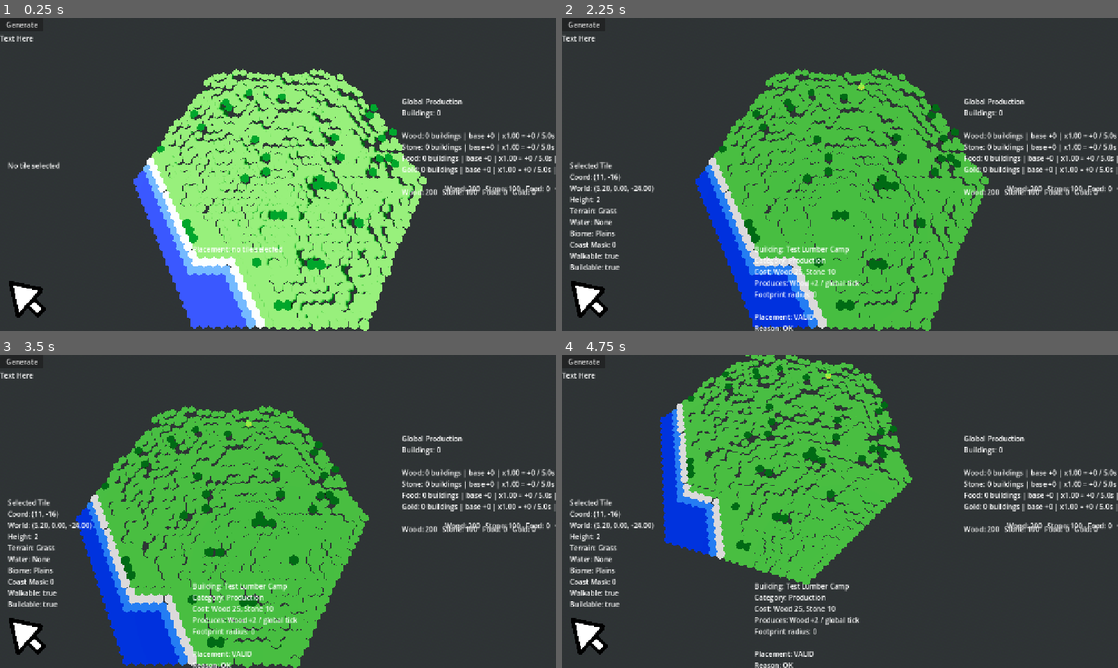
Above: before the commit, frames 1-4 (two rows, left to right).
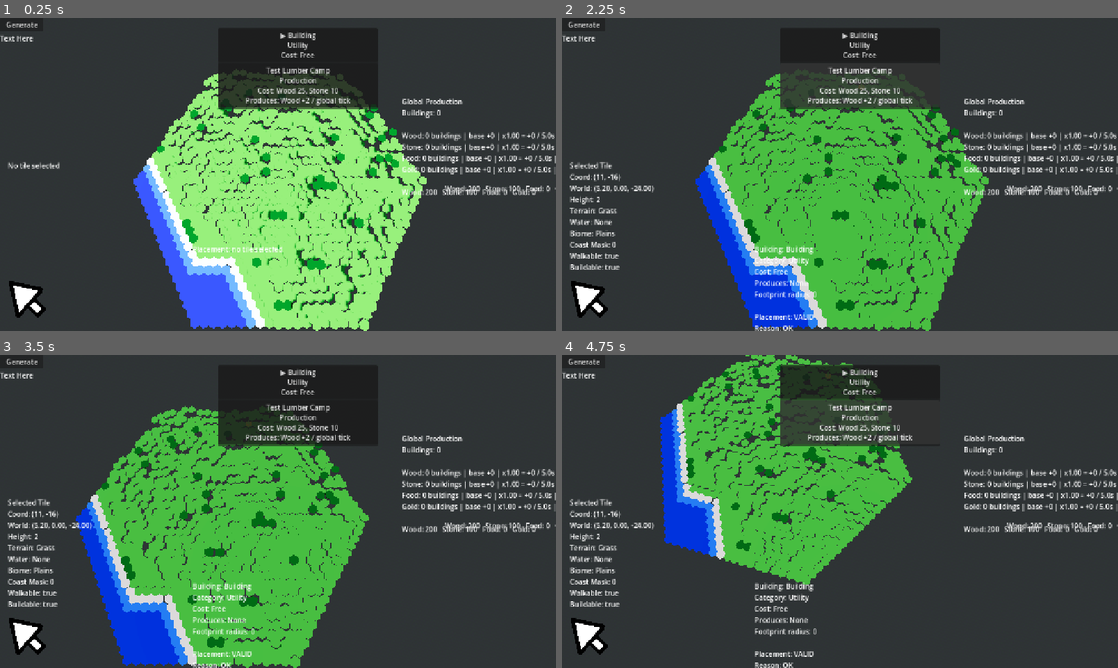
Above: after the commit, the same moments.

Repository: forzinkahd/HexaKingdomGameRepo
Game: Godot game, scene res://Scenes/GameScene.tscn
The game is run twice, just before and just after one commit, with the same random seed, the same clock (stepped at 60 frames per second) and the same inputs.
Inputs (mouse positions are in pixels of both pictures, inside the frame that each line leads up to):
- Up to frame 1 (0.25 s): no input
- Up to frame 2 (2.25 s): click "Generate" at 0.5 s; click (862, 46) at 1.25 s, where only the run after the commit has a clickable "▶ Building Utility Cost: Free"; click (862, 86) at 2 s, where only the run after the commit has a clickable "Test Lumber Camp Production C…"
- Up to frame 3 (3.5 s): tap Enter at 2.75 s; move the mouse to (400, 495) at 2.77 s; hold D (MoveRight) from 2.78 s (still down); tap 2 (Build) at 2.85 s; click (400, 495) at 2.92 s
- Up to frame 4 (4.75 s): move the mouse to (728, 527) at 3.52 s; release D (MoveRight) at 3.53 s; hold S (MoveBackwards) 3.53-4.28 s; tap 2 (Build) at 3.6, 4.55 s; move the mouse to (895, 442) at 4.27 s; hold D (MoveRight) from 4.28 s (still down); hold Q (RotateCameraLeft) from 4.28 s (still down)

The runs differ from the first frame. In frame 1, 3.4% of the frame differs, in the area x 39-68%, y 3-30%; in frame 2, 3.6%; in frame 3, 3.2%; in frame 4, 5.0%, in the area x 38-68%, y 3-87%.

Commit message:
Build menu implementation start
raycast passes through UI

Diff:
--- a/Scenes/GameScene.tscn
+++ b/Scenes/GameScene.tscn
@@ -36,11 +36,15 @@
 [ext_resource type="Script" uid="uid://bwopxu318rtp5" path="res://scripts/Gameplay/PlacementV2/building_placement_v2.gd" id="34_cxw7u"]
 [ext_resource type="Script" uid="uid://ypasu4wcjna7" path="res://scripts/Gameplay/PlacementV2/world_economy_v2.gd" id="34_jmmro"]
 [ext_resource type="Script" uid="uid://dvlqgi0sbj8rh" path="res://scripts/WorldInteraction/world_tile_debug_panel.gd" id="34_rsfko"]
+[ext_resource type="Resource" uid="uid://cnlgrcnnfi7bo" path="res://Resources/Buildings/test_building.tres" id="35_cxw7u"]
 [ext_resource type="Script" uid="uid://b6fkribwkjynt" path="res://scripts/Gameplay/PlacementV2/world_production_v2.gd" id="35_vgicg"]
 [ext_resource type="Script" uid="uid://dumh35q66e28h" path="res://scripts/Gameplay/PlacementV2/world_occupancy_v2.gd" id="36_jmmro"]
+[ext_resource type="Script" uid="uid://dkfdc7nhihlvk" path="res://scripts/Gameplay/PlacementV2/building_catalog_v2.gd" id="36_v14ik"]
+[ext_resource type="Script" uid="uid://mcoahjj711n3" path="res://scripts/Gameplay/PlacementV2/building_definition.gd" id="37_evxj1"]
 [ext_resource type="Script" uid="uid://cbfp7o673ondm" path="res://scripts/Gameplay/PlacementV2/placement_debug_label_v2.gd" id="37_jmmro"]
 [ext_resource type="Script" uid="uid://b6qet4cr2r73c" path="res://scripts/Gameplay/PlacementV2/economy_debug_label_v2.gd" id="38_vgicg"]
 [ext_resource type="Script" uid="uid://b4vagg00mevci" path="res://scripts/Gameplay/PlacementV2/production_debug_label_v2.gd" id="40_sjxqr"]
+[ext_resource type="Script" uid="uid://3xk4gvpw03qk" path="res://scripts/Gameplay/PlacementV2/build_menu_v2.gd" id="42_ustms"]
 
 [sub_resource type="CameraAttributesPractical" id="CameraAttributesPractical_1lvu4"]
 dof_blur_far_enabled = true
@@ -204,7 +208,6 @@
 economy = NodePath("../WorldEconomyV2")
 production = NodePath("../WorldProductionV2")
 building_root = NodePath("../PlacedBuildings")
-active_definition = ExtResource("32_cxw7u")
 
 [node name="WorldOccupancyV2" type="Node" parent="Builder/GameplayV2" unique_id=1325980519]
 script = ExtResource("36_jmmro")
@@ -215,6 +218,35 @@
 [node name="WorldProductionV2" type="Node" parent="Builder/GameplayV2" unique_id=1415569715 node_paths=PackedStringArray("economy")]
 script = ExtResource("35_vgicg")
 economy = NodePath("../WorldEconomyV2")
+
+[node name="BuildingCatalogV2" type="Node" parent="Builder/GameplayV2" unique_id=1408759746]
+script = ExtResource("36_v14ik")
+buildings = Array[ExtResource("37_evxj1")]([ExtResource("35_cxw7u"), ExtResource("32_cxw7u")])
+
+[node name="UI" type="CanvasLayer" parent="." unique_id=980856356]
+
+[node name="UI" type="Control" parent="UI" unique_id=1213390962]
+layout_mode = 3
+anchors_preset = 0
+offset_right = 40.0
+offset_bottom = 40.0
+
+[node name="BuildMenuPanel" type="PanelContainer" parent="UI/UI" unique_id=435362265 node_paths=PackedStringArray("catalog", "placement", "button_container")]
+layout_mode = 0
+offset_left = 502.0
+offset_top = 24.0
+offset_right = 870.0
+offset_bottom = 210.0
+script = ExtResource("42_ustms")
+catalog = NodePath("../../../Builder/GameplayV2/BuildingCatalogV2")
+placement = NodePath("../../../Builder/GameplayV2/BuildingPlacementV2")
+button_container = NodePath("MarginContainer/BuildMenuButtons")
+
+[node name="MarginContainer" type="MarginContainer" parent="UI/UI/BuildMenuPanel" unique_id=673339057]
+layout_mode = 2
+
+[node name="BuildMenuButtons" type="VBoxContainer" parent="UI/UI/BuildMenuPanel/MarginContainer" unique_id=1342369685]
+layout_mode = 2
 
 [node name="Control" type="Control" parent="." unique_id=1520664124]
 layout_mode = 3
--- /dev/null
+++ b/scripts/Gameplay/PlacementV2/build_menu_button_v2.gd
@@ -0,0 +1,66 @@
+class_name BuildMenuButtonV2
+extends Button
+
+signal building_pressed(definition: BuildingDefinition)
+
+@export var show_cost: bool = true
+@export var show_production: bool = true
+@export var selected_prefix: String = "▶ "
+
+var definition: BuildingDefinition
+var selected: bool = false
+
+
+func setup(source_definition: BuildingDefinition) -> void:
+	definition = source_definition
+	_update_text()
+
+
+func set_selected(value: bool) -> void:
+	selected = value
+	_update_text()
+
+
+func _ready() -> void:
+	pressed.connect(_on_pressed)
+	_update_text()
+
+
+func _on_pressed() -> void:
+	if definition == null:
+		return
+
+	building_pressed.emit(definition)
+
+
+func _update_text() -> void:
+	if definition == null:
+		text = "Missing Building"
+		disabled = true
+		return
+
+	disabled = false
+
+	var lines: Array[String] = []
+	var title := definition.display_name
+
+	if selected:
+		title = selected_prefix + title
+
+	lines.append(title)
+
+	var category_name := BuildingDefinition.category_name(definition.category)
+	lines.append(category_name)
+
+	if show_cost:
+		lines.append("Cost: %s" % [definition.cost_summary()])
+
+	if show_production:
+		var production := definition.production_summary()
+		if production != "None":
+			lines.append("Produces: %s" % [production])
+
+	if definition.footprint_radius > 0:
+		lines.append("Footprint: r%d" % [definition.footprint_radius])
+
+	text = "\n".join(lines)
--- /dev/null
+++ b/scripts/Gameplay/PlacementV2/build_menu_v2.gd
@@ -0,0 +1,101 @@
+class_name BuildMenuV2
+extends Control
+
+@export var catalog: BuildingCatalogV2
+@export var placement: BuildingPlacementV2
+@export var button_container: Container
+
+@export var button_scene: PackedScene
+@export var rebuild_on_ready: bool = true
+@export var auto_connect_catalog_to_placement: bool = true
+
+@export_group("Fallback Button")
+@export var fallback_button_min_size: Vector2 = Vector2(180.0, 72.0)
+
+var _buttons_by_definition: Dictionary = {}
+
+
+func _ready() -> void:
+	if button_container == null:
+		push_warning("BuildMenuV2: button_container is not assigned. Assign a VBoxContainer in the inspector.")
+
+	if catalog != null:
+		if not catalog.catalog_changed.is_connected(_rebuild_buttons):
+			catalog.catalog_changed.connect(_rebuild_buttons)
+
+		if not catalog.active_building_changed.is_connected(_on_active_building_changed):
+			catalog.active_building_changed.connect(_on_active_building_changed)
+
+	if rebuild_on_ready:
+		_rebuild_buttons()
+
+	if catalog != null:
+		_on_active_building_changed(catalog.get_active_building())
+
+
+func _rebuild_buttons() -> void:
+	if button_container == null:
+		push_warning("BuildMenuV2: no button_container assigned.")
+		return
+
+	for child in button_container.get_children():
+		child.queue_free()
+
+	_buttons_by_definition.clear()
+
+	if catalog == null:
+		push_warning("BuildMenuV2: no BuildingCatalogV2 assigned.")
+		return
+
+	for definition in catalog.get_buildings():
+		var button := _create_button(definition)
+		button_container.add_child(button)
+		_buttons_by_definition[definition] = button
+
+	_update_selected_buttons()
+
+
+func _create_button(definition: BuildingDefinition) -> BuildMenuButtonV2:
+	var button: BuildMenuButtonV2 = null
+
+	if button_scene != null:
+		button = button_scene.instantiate() as BuildMenuButtonV2
+
+	if button == null:
+		button = BuildMenuButtonV2.new()
+		button.custom_minimum_size = fallback_button_min_size
+		button.size_flags_horizontal = Control.SIZE_EXPAND_FILL
+
+	button.setup(definition)
+
+	if not button.building_pressed.is_connected(_on_button_building_pressed):
+		button.building_pressed.connect(_on_button_building_pressed)
+
+	return button
+
+
+func _on_button_building_pressed(definition: BuildingDefinition) -> void:
+	if catalog != null:
+		catalog.set_active_building(definition)
+	else:
+		_on_active_building_changed(definition)
+
+
+func _on_active_building_changed(definition: BuildingDefinition) -> void:
+	if auto_connect_catalog_to_placement and placement != null:
+		placement.set_active_definition(definition)
+
+	_update_selected_buttons()
+
+
+func _update_selected_buttons() -> void:
+	var active: BuildingDefinition = null
+
+	if catalog != null:
+		active = catalog.get_active_building()
+
+	for definition in _buttons_by_definition.keys():
+		var button := _buttons_by_definition[definition] as BuildMenuButtonV2
+
+		if button != null:
+			button.set_selected(definition == active)
--- /dev/null
+++ b/scripts/Gameplay/PlacementV2/building_catalog_v2.gd
@@ -0,0 +1,87 @@
+class_name BuildingCatalogV2
+extends Node
+
+signal active_building_changed(definition: BuildingDefinition)
+signal catalog_changed
+
+@export var buildings: Array[BuildingDefinition] = []
+@export var select_first_on_ready: bool = true
+
+var active_definition: BuildingDefinition
+
+
+func _ready() -> void:
+	if select_first_on_ready and active_definition == null:
+		select_first_available()
+
+
+func set_buildings(new_buildings: Array[BuildingDefinition]) -> void:
+	buildings = new_buildings
+	catalog_changed.emit()
+
+	if not buildings.has(active_definition):
+		select_first_available()
+
+
+func add_building(definition: BuildingDefinition) -> void:
+	if definition == null:
+		return
+
+	if buildings.has(definition):
+		return
+
+	buildings.append(definition)
+	catalog_changed.emit()
+
+	if active_definition == null and select_first_on_ready:
+		set_active_building(definition)
+
+
+func remove_building(definition: BuildingDefinition) -> void:
+	if definition == null:
+		return
+
+	buildings.erase(definition)
+	catalog_changed.emit()
+
+	if active_definition == definition:
+		select_first_available()
+
+
+func select_first_available() -> void:
+	for definition in buildings:
+		if definition != null:
+			set_active_building(definition)
+			return
+
+	set_active_building(null)
+
+
+func set_active_building(definition: BuildingDefinition) -> void:
+	if active_definition == definition:
+		return
+
+	active_definition = definition
+	active_building_changed.emit(active_definition)
+
+
+func get_active_building() -> BuildingDefinition:
+	return active_definition
+
+
+func get_buildings() -> Array[BuildingDefinition]:
+	var result: Array[BuildingDefinition] = []
+
+	for definition in buildings:
+		if definition != null:
+			result.append(definition)
+
+	return result
+
+
+func find_by_id(id: StringName) -> BuildingDefinition:
+	for definition in buildings:
+		if definition != null and definition.id == id:
+			return definition
+
+	return null
Not shown, added: scripts/Gameplay/PlacementV2/build_menu_button_v2.gd.uid
Not shown, added: scripts/Gameplay/PlacementV2/build_menu_v2.gd.uid
Not shown, added: scripts/Gameplay/PlacementV2/building_catalog_v2.gd.uid
